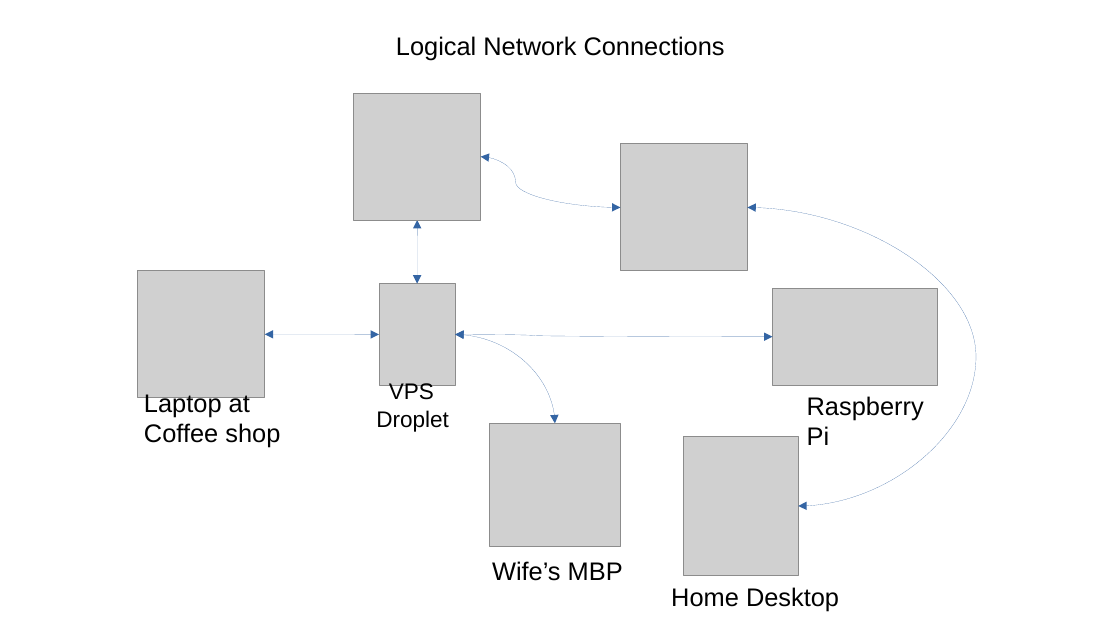
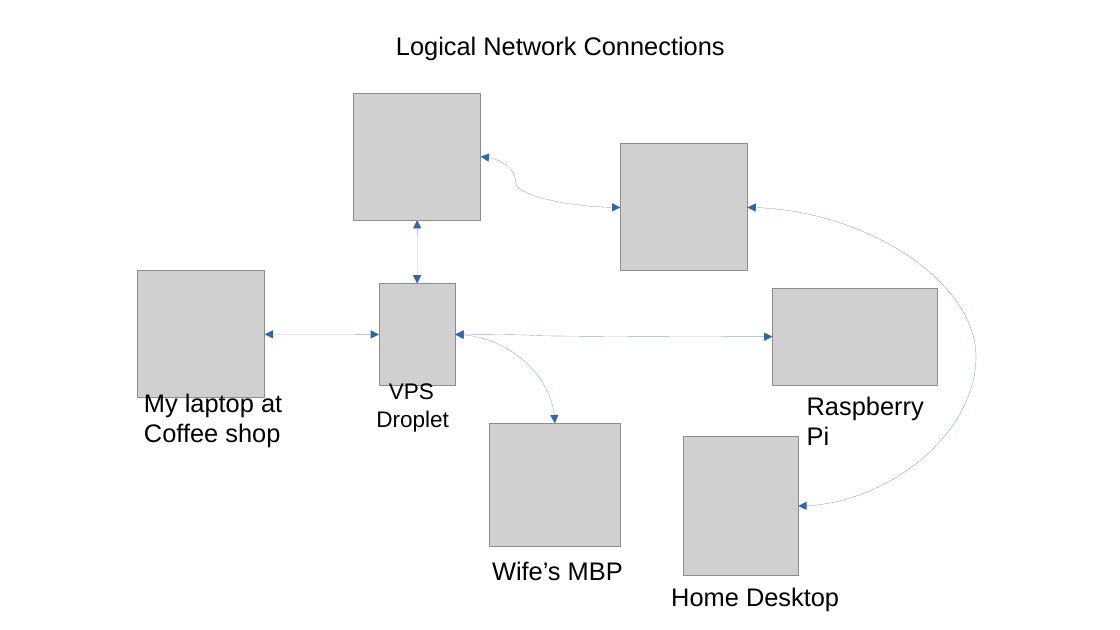
Before and after one commit to qbarnes/cucug-wireguard, a slide deck: slide 7 of talk/cucug-wireguard.odp. Drawn at 1120x630 pixels with LibreOffice and Linux fonts; fonts in the diff are those of the drawing; grey boxes stand for pictures. Boxes give left, top, right and bottom in pixels: in the first picture for what was removed or moved away, otherwise in the second. Text is boxed around its words. In the diff, an @@ line names an element or a change of style, - is before the commit and + after.

```diff
--- a/talk/cucug-wireguard.odp
+++ b/talk/cucug-wireguard.odp
@@ text at box(144, 391, 282, 417): text changed @@
-Laptop at
+My laptop at
```
Also in this commit, not shown: 3 other slides changed, 2 other files.
